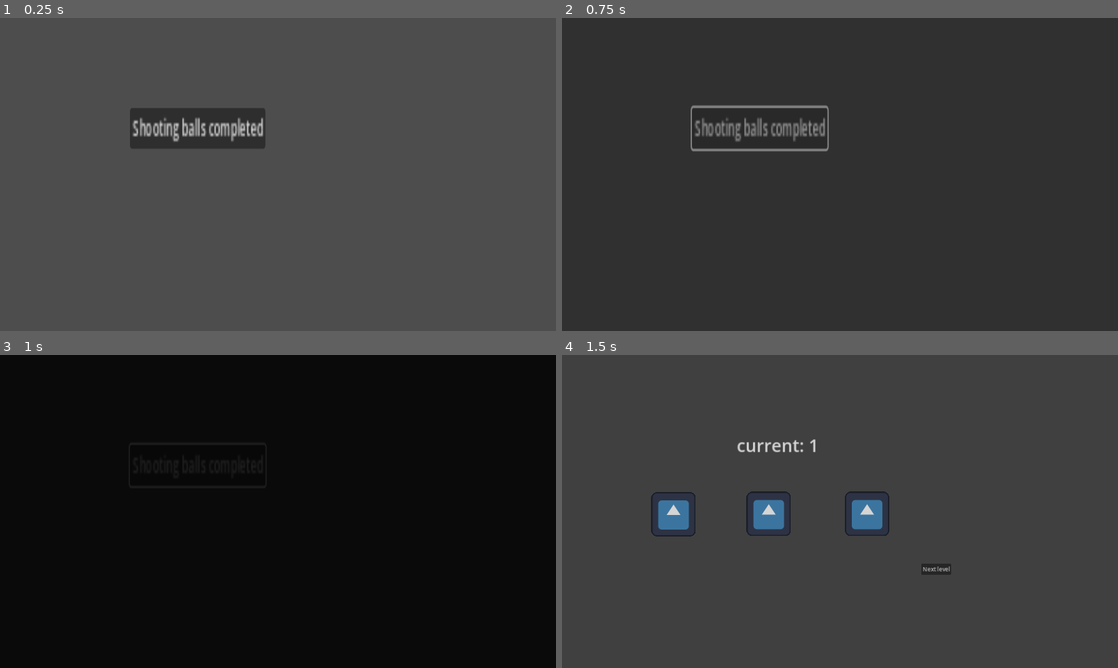
Above: before the commit, frames 1-4 (two rows, left to right).
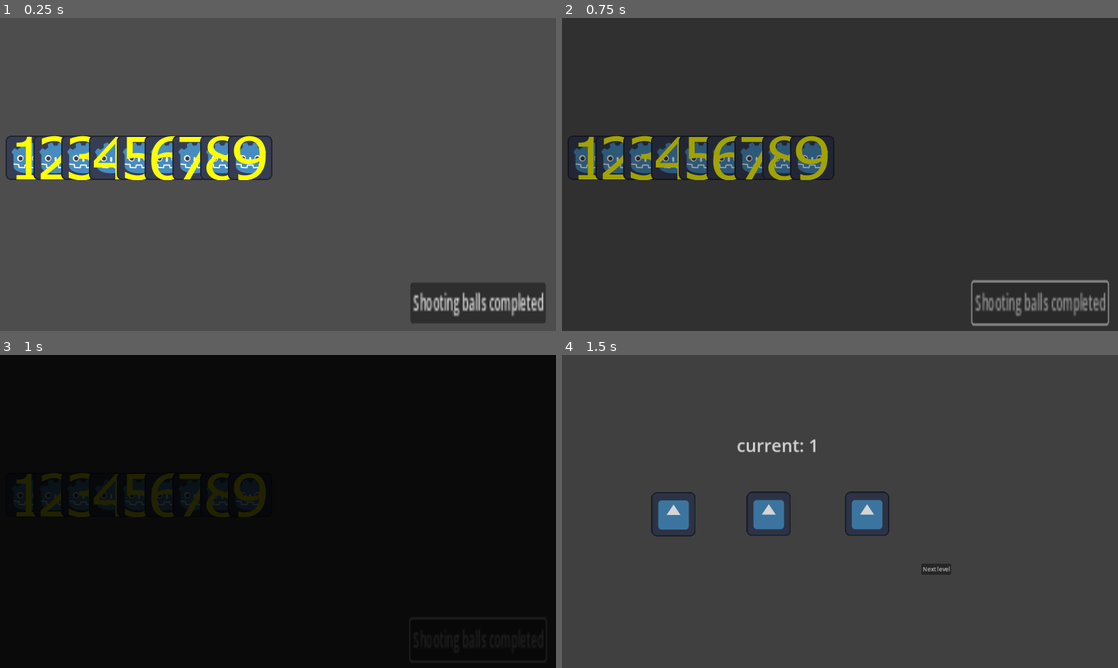
Above: after the commit, the same moments.

Repository: matouseek/game-jam-25
Game: Godot game, scene res://scenes/minigames/2shooting_balls.tscn
Same seed, same stepped clock (60 frames per second), same inputs: the game is played once before the commit and once after it. The project has no main scene, so this scene is started directly. The engine's default icon, where the game draws it, is replaced by a stand-in: a white triangle on a blue panel in a dark square. Sound files missing from this copy of the repository are replaced by a short silence.
Inputs:
- Up to frame 1 (0.25 s): no input
- Up to frame 2 (0.75 s): click "Shooting balls completed" at 0.5 s
- Up to frame 3 (1 s): no input
- Up to frame 4 (1.5 s): click "Next level" at 1.25 s

The runs differ from the first frame. In frame 1, 9.3% of the frame differs, in the area x 1-99%, y 28-98%; in frame 2, 6.8%; in frame 3, 0.3%; in frame 4, nothing differs.

Commit message:
Implement shot weight selection

Diff:
--- a/scenes/minigames/2shooting_balls.tscn
+++ b/scenes/minigames/2shooting_balls.tscn
@@ -1,14 +1,20 @@
-[gd_scene load_steps=2 format=3 uid="uid://dqw728k12ikls"]
+[gd_scene load_steps=3 format=3 uid="uid://dqw728k12ikls"]
 
 [ext_resource type="Script" path="res://scripts/2_shooting_balls.gd" id="1_rrlqu"]
+[ext_resource type="PackedScene" uid="uid://dip8t8q4mla4o" path="res://scenes/hud.tscn" id="2_qnxef"]
 
 [node name="2ShootingBalls" type="Node2D"]
 script = ExtResource("1_rrlqu")
 
 [node name="Button" type="Button" parent="."]
-offset_left = 374.0
-offset_top = 259.0
-offset_right = 577.0
-offset_bottom = 290.0
+offset_left = 1181.0
+offset_top = 761.0
+offset_right = 1384.0
+offset_bottom = 792.0
 scale = Vector2(1.91982, 3.65491)
 text = "Shooting balls completed"
+
+[node name="ShotOrigin" type="Marker2D" parent="."]
+position = Vector2(179, 462)
+
+[node name="Hud" parent="." instance=ExtResource("2_qnxef")]
--- /dev/null
+++ b/scenes/minigames/bullet.tscn
@@ -0,0 +1,16 @@
+[gd_scene load_steps=4 format=3 uid="uid://csn46yffmrdml"]
+
+[ext_resource type="Script" path="res://scripts/bullet.gd" id="1_8hh3w"]
+[ext_resource type="Texture2D" uid="uid://p021q2c51l5p" path="res://assets/icon.svg" id="1_f5s5r"]
+
+[sub_resource type="CircleShape2D" id="CircleShape2D_5gv5s"]
+
+[node name="Bullet" type="Area2D"]
+script = ExtResource("1_8hh3w")
+
+[node name="CollisionShape2D" type="CollisionShape2D" parent="."]
+scale = Vector2(8.13, 8.13)
+shape = SubResource("CircleShape2D_5gv5s")
+
+[node name="Sprite2D" type="Sprite2D" parent="."]
+texture = ExtResource("1_f5s5r")
--- a/scripts/2_shooting_balls.gd
+++ b/scripts/2_shooting_balls.gd
@@ -1,10 +1,27 @@
 extends Node2D
 
+var bullet_scene = preload("res://scenes/minigames/bullet.tscn")
+
+var loaded_digit : int = 0
 
 # Called when the node enters the scene tree for the first time.
 func _ready():
 	$Button.pressed.connect(func() : GM.level_completed.emit())
+	$Hud.digit_pressed.connect(func(digit : int) : loaded_digit = digit)
 
 # Called every frame. 'delta' is the elapsed time since the previous frame.
 func _process(delta):
 	pass
+
+func _input(event):
+	if Input.is_action_just_pressed("shoot"):
+		print("loaded digit" + str(loaded_digit))
+		shoot(loaded_digit)
+
+func shoot(digit_to_shoot : float):
+	var bullet : Bullet = bullet_scene.instantiate() as Bullet
+	bullet.position = $ShotOrigin.position
+	var mouse_pos : Vector2 = get_global_mouse_position()
+	bullet.direction = (mouse_pos - bullet.position).normalized()
+	bullet.digit = digit_to_shoot
+	get_tree().current_scene.add_child(bullet)
--- /dev/null
+++ b/scripts/bullet.gd
@@ -0,0 +1,27 @@
+extends Area2D
+
+class_name Bullet
+
+const INIT_SPEED = 50
+
+var direction = Vector2.ZERO
+
+var velocity : Vector2 = Vector2.ZERO
+
+var digit = 0
+
+# Called when the node enters the scene tree for the first time.
+func _ready():
+	velocity.y = direction.y * INIT_SPEED
+	velocity.x = direction.x * INIT_SPEED
+	pass # Replace with function body.
+
+
+# Called every frame. 'delta' is the elapsed time since the previous frame.
+func _process(delta : float):
+	velocity.y += weight_from_digit(digit)
+	position.x += INIT_SPEED * direction.x
+	position.y += velocity.y
+
+func weight_from_digit(digit : int):
+	return digit
Not shown, changed: Notes/todo.md
